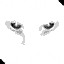
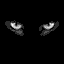
Revision of a layered 64x64 image; what changed, layer by layer:
added layer "Layer #1" above "Layer" over [21, 35, 28, 49]
painted on "Layer" over [1, 15, 63, 57]
painted on "Background" over [0, 0, 64, 64]
